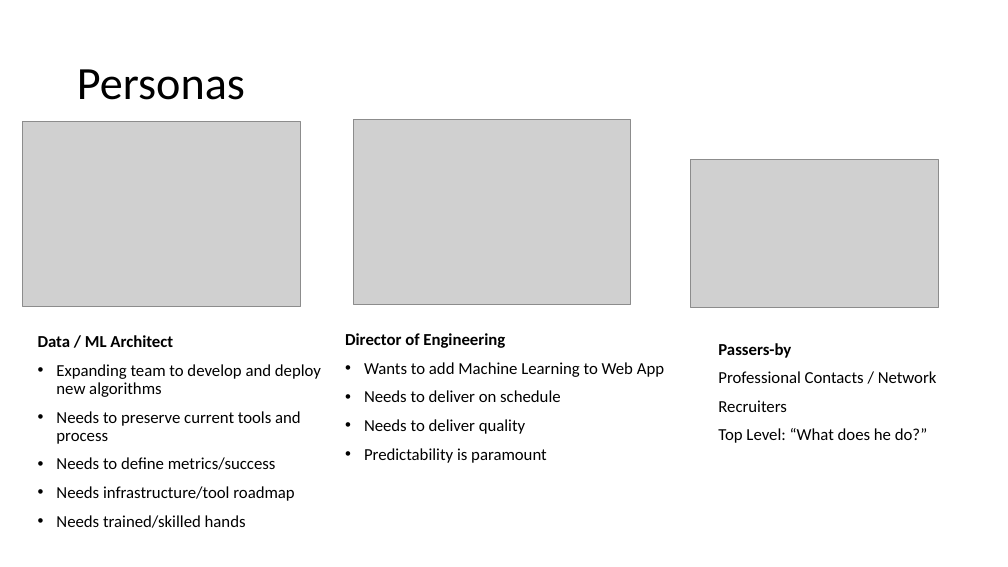
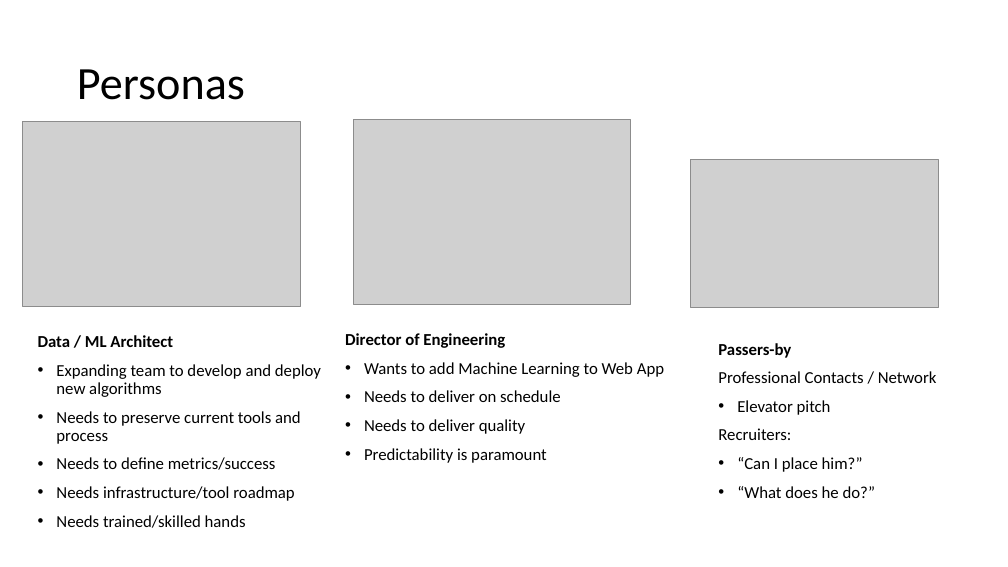
Before and after one commit to cwinsor/django_103_plasticc_and_ux, a slide deck: slide 14 of presentation.pptx (slide 13 before the commit). Drawn at 1008x567 pixels with LibreOffice and Linux fonts; fonts in the diff are those of the drawing; grey boxes stand for pictures. Boxes give left, top, right and bottom in pixels: in the first picture for what was removed or moved away, otherwise in the second. Text is boxed around its words. In the diff, an @@ line names an element or a change of style, - is before the commit and + after.

```diff
--- a/presentation.pptx
+++ b/presentation.pptx
@@ text at [718,400,876,498]: text changed @@
-Recruiters
-Top Level: “What does he do?”
+• Elevator pitch
+Recruiters:
+• “Can I place him?”
+• “What does he do?”
```
Also in this commit, not shown: 3 other slides changed, 3 slides added, 17 other files.
